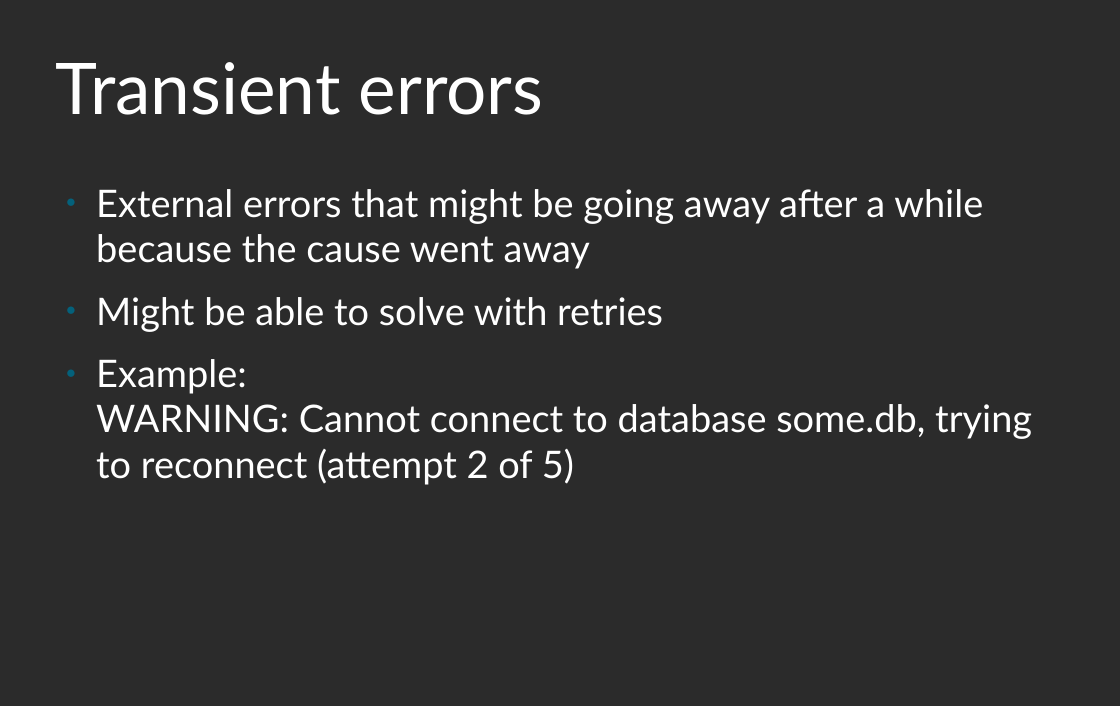
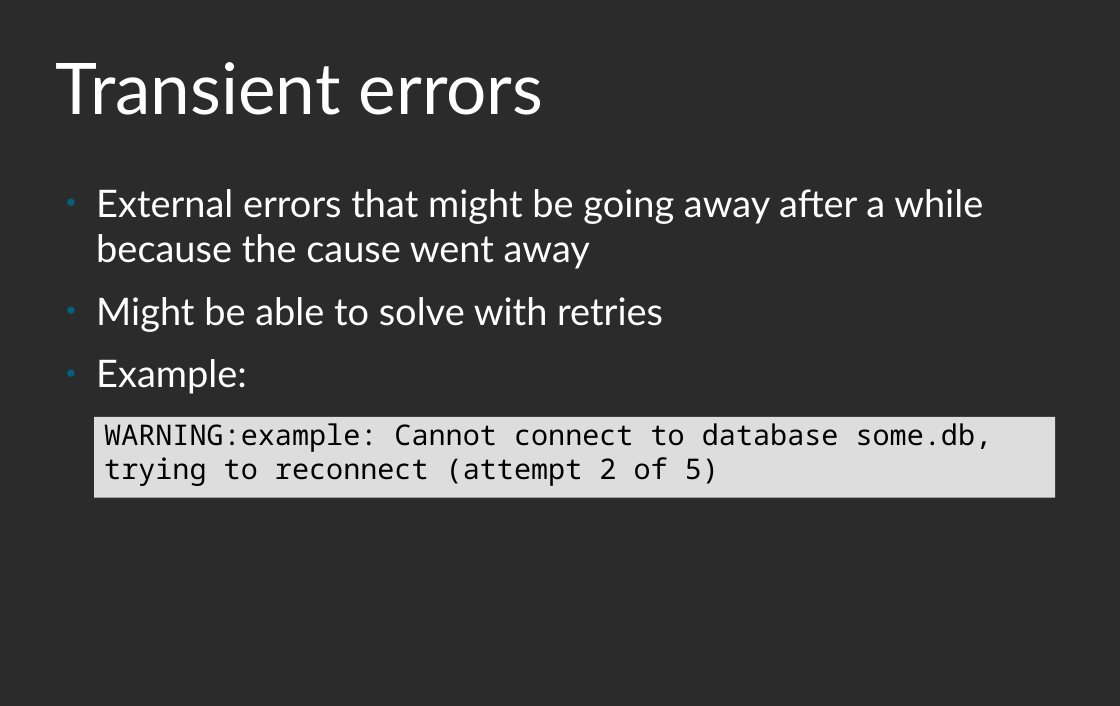
Before and after one commit to roskakori/talks, a slide deck: slide 48 of pygraz/helpful_logging_with_python/Helpful logging with Python.odp (slide 46 before the commit). Drawn at 1120x706 pixels with LibreOffice and Linux fonts; fonts in the diff are those of the drawing; background and template pictures are left out; a plain dark background stands for a picture behind light text. Boxes give left, top, right and bottom in pixels: in the first picture for what was removed or moved away, otherwise in the second. Text is boxed around its words. In the diff, an @@ line names an element or a change of style, - is before the commit and + after.

```diff
--- a/pygraz/helpful_logging_with_python/Helpful logging with Python.odp
+++ b/pygraz/helpful_logging_with_python/Helpful logging with Python.odp
@@ text at (x1=96, y1=359, x2=247, y2=394): text changed @@
-● Example:
-  WARNING: Cannot connect to database some.db, trying to reconnect (attempt 2 of 5)
+● Example:
@@ text added at (x1=94, y1=417, x2=1055, y2=497), fill #DDDDDD, 24 pt, text #000000 @@
+WARNING:example: Cannot connect to database some.db, trying to reconnect (attempt 2 of 5)
```
Also in this commit, not shown: 15 other slides changed, 7 slides added, 6 other files.
